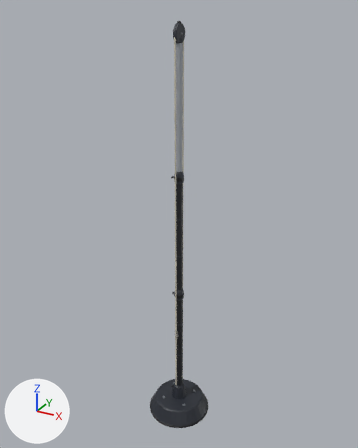
Before and after pictures for a commit that changed the glTF model assets/models/props/flagpole.glb.
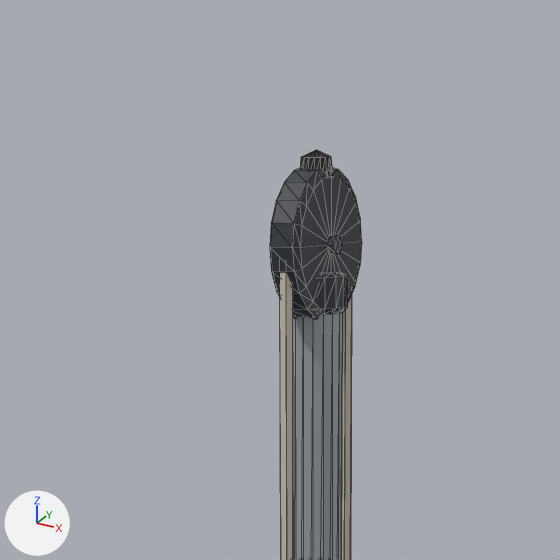
Old and new are each drawn whole from a camera (50 mm lens) standing at (1.769, -3.22, 3.512) and looking at (-0.035, 0.061, 1.872) and again close up on the part from 38% to 59% of the width and 0% to 17% of the height. The axes (+X, +Y, +Z) are drawn at lower left. The lights are the same throughout. The first two pictures are the older version. The close-ups show mesh edges as thin lines. Vertices at exactly the same position are counted once.

Names of what the first close-up shows: 'Flagpole'.
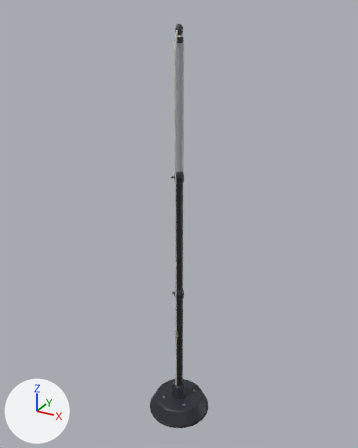
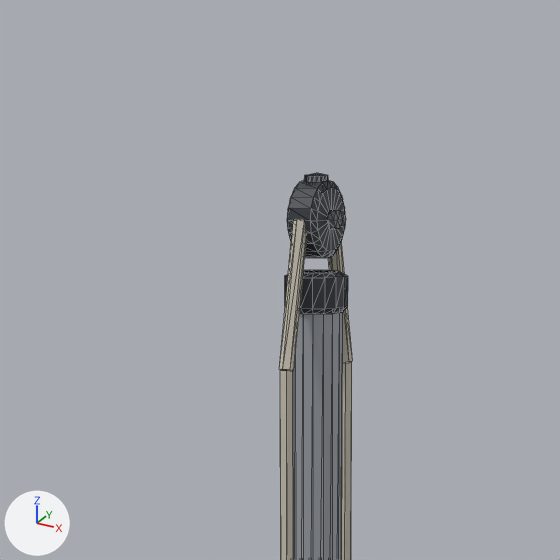
Pixel boxes [x1, y1, x2, y2] of what changed, in the close-ups (560 x 560 px; the box of a moved part takes in the faces that stretch with it):
'Flagpole', reshaped: before [270, 150, 362, 560]; after [279, 173, 353, 560]
part 1 of me_flagpole, moved or reshaped: before [270, 150, 362, 560]; after [279, 173, 353, 560]
part 2 of me_flagpole, recoloured: before [302, 157, 331, 175]; after [306, 175, 328, 183]

What changed in the scene script:
```text
Change me_flagpole:
    used by ob_flagpole; location = (0.0, 0.0, 0.0)
    remove me_flagpole.from_pydata(...)  # 1256 vertices, 2164 faces; spans x -0.28..0.28, y -0.28..0.28, z 0.0..3.42
    add me_flagpole.from_pydata(...)  # 1280 vertices, 2196 faces; spans x -0.28..0.28, y -0.28..0.28, z 0.0..3.4
    me_flagpole part 1
    17 vertices are removed from x -0.02..0.02, y -0.02..0.02, z 3.28..3.42
    108 faces are deleted
    12 vertices in x -0.01..0.01, y -0.06..0.06, z 3.34 move by (0.0, 0.0, -0.11)
    8 vertices in x -0.02..0.02, y -0.01..0.01, z 3.34 move by (0.0, 0.0, 0.02)
    8 vertices in x -0.02..0.02, y -0.01..0.01, z 3.4..3.41 move by (0.0, 0.0, -0.01)
    6 vertices in x -0.02..0.02, y 0.01..0.02, z 3.4 move by (0.0, -0.01, -0.01)
    6 vertices in x -0.02..0.02, y -0.02..-0.01, z 3.4 move by (0.0, 0.01, -0.01)
    4 vertices in x -0.02..0.02, y 0.06, z 3.36 move by (0.0, -0.03, 0.01)
    86 vertices move from x -0.02..0.02, y -0.07..0.07, z 3.27..3.42 to x -0.02..0.02, y -0.03..0.03, z 3.33..3.4
    41 vertices are added at x -0.02..0.02, y -0.06..0.06, z 3.23..3.39
    140 new faces join them
    me_flagpole part 2: 16 kept faces spanning x -0.01..0.01, y -0.01..0.01, z 3.39..3.4 get new vertex colours; the middle colour goes from black #17191d to dark grey #3a3f48
```
